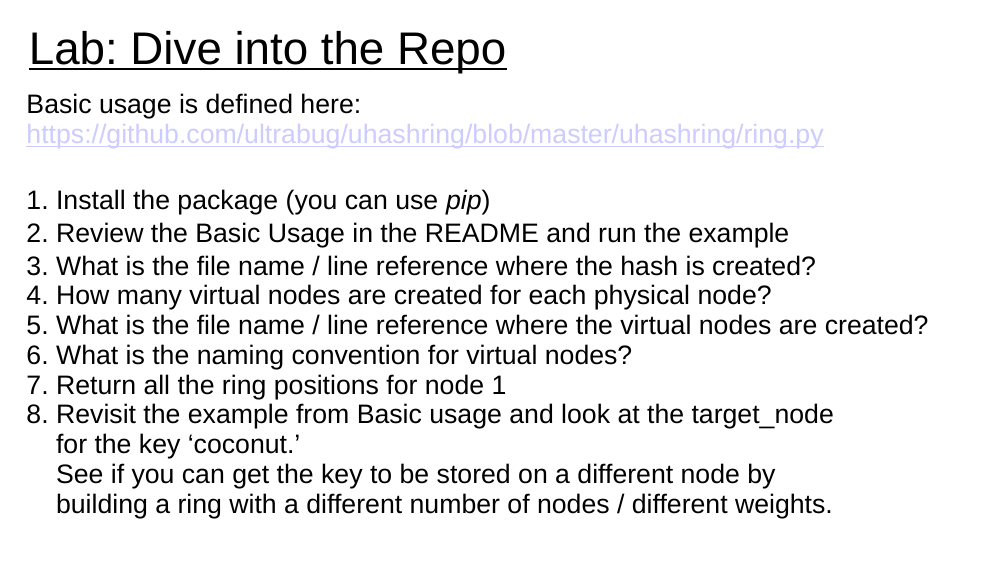
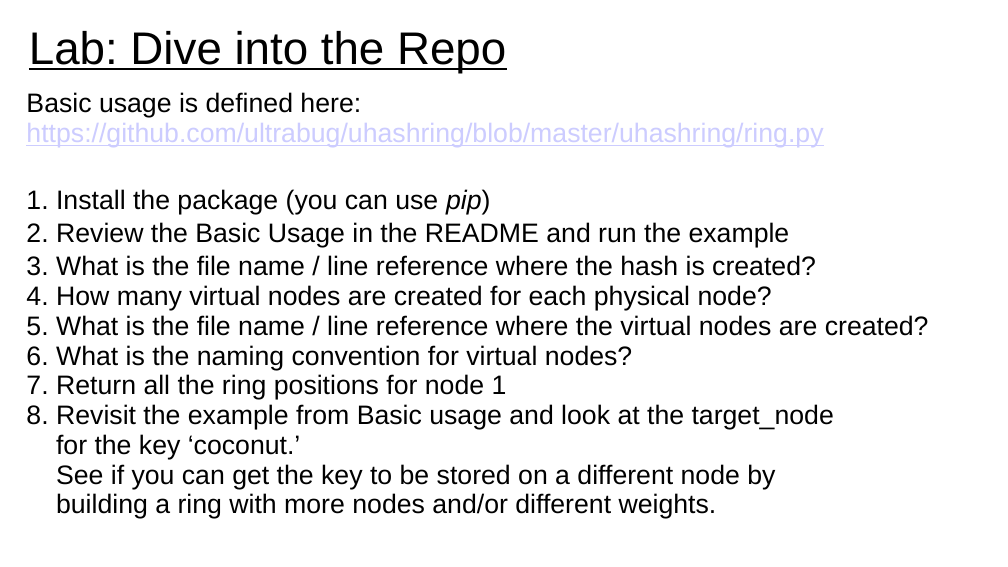
Before and after one commit to UVADS/distributed_computing, a slide deck: slide 23 of 01_big_data_and_distributed_systems/content_bigdata_systems_foundations/consistent_hashing.ppt. Drawn at 1008x567 pixels with LibreOffice and Linux fonts; fonts in the diff are those of the drawing. Boxes give left, top, right and bottom in pixels: in the first picture for what was removed or moved away, otherwise in the second. Text is boxed around its words. In the diff, an @@ line names an element or a change of style, - is before the commit and + after.

Commit message:
updated instructions for uhashring

```diff
--- a/01_big_data_and_distributed_systems/content_bigdata_systems_foundations/consistent_hashing.ppt
+++ b/01_big_data_and_distributed_systems/content_bigdata_systems_foundations/consistent_hashing.ppt
@@ text at box(26, 255, 929, 519): text changed @@
-3. What is the file name / line reference where the hash is created?
-4. How many virtual nodes are created for each physical node?
-5. What is the file name / line reference where the virtual nodes are created?
-6. What is the naming convention for virtual nodes?
-7. Return all the ring positions for node 1
-8. Revisit the example from Basic usage and look at the target_node
-for the key ‘coconut.’
-See if you can get the key to be stored on a different node by
-building a ring with a different number of nodes / different weights.
+3. What is the file name / line reference where the hash is created?
+4. How many virtual nodes are created for each physical node?
+5. What is the file name / line reference where the virtual nodes are created?
+6. What is the naming convention for virtual nodes?
+7. Return all the ring positions for node 1
+8. Revisit the example from Basic usage and look at the target_node
+for the key ‘coconut.’
+See if you can get the key to be stored on a different node by
+building a ring with more nodes and/or different weights.
```
